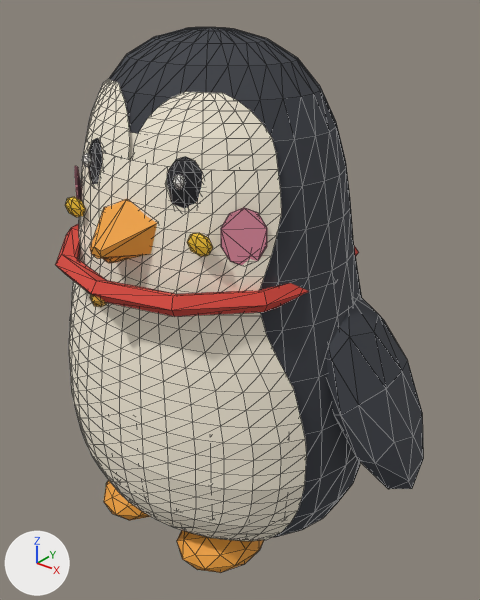
The glTF model Models/pets/pet_tuxedo.glb, before and after one commit.
Camera for both pictures: a 50 mm camera at (0.376, -0.431, 0.516) aimed at (0.022, 0.011, 0.241). Lighting does not change. The marker at lower left points along +X, +Y and +Z. The picture after the commit comes second. Mesh edges are drawn as thin lines. Vertices at exactly the same position are counted once.

Names of what the first picture shows: 'pet_tuxedo'.
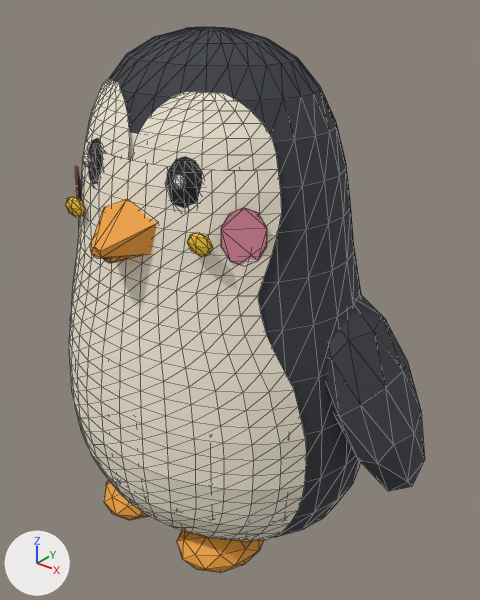
Diff of the bpy script that builds the scene:
```diff
--- a/Models/pets/pet_tuxedo.glb.py
+++ b/Models/pets/pet_tuxedo.glb.py
@@ me_pet_tuxedo @@
 # used by ob_pet_tuxedo; location = (0.0, 0.0, 0.0)
-me_pet_tuxedo.from_pydata(...)  # 1471 vertices, 2748 faces; spans x -0.216..0.214, y -0.143..0.127, z 0.0..0.48
+me_pet_tuxedo.from_pydata(...)  # 1391 vertices, 2592 faces; spans x -0.215..0.213, y -0.136..0.126, z 0.0..0.48
+# me_pet_tuxedo part 1: the loose piece of 60 vertices spanning x -0.135..0.135, y -0.143..0.127, z 0.29..0.307 is deleted
+# me_pet_tuxedo part 2: the loose piece of 20 vertices spanning x -0.006..0.006, y -0.143..-0.129, z 0.285..0.3 is deleted
+# me_pet_tuxedo part 3
+# 3 vertices in x 0.179..0.194, y -0.03..0.058, z 0.156..0.161 move by (0.001, 0.0, 0.001)
+# 3 vertices in x 0.134..0.214, y -0.038..0.056, z 0.137..0.24 move by (-0.001, 0.0, -0.002)
+# 35 vertices move from x 0.115..0.212, y -0.03..0.066, z 0.115..0.285 to x 0.114..0.213, y -0.03..0.067, z 0.117..0.283
+# other edits to the shape of me_pet_tuxedo do not show in these pictures
 me_pet_tuxedo.materials.append(mat_tint_body__charcoal)
@@ me_pet_tuxedo @@
 me_pet_tuxedo.materials.append(mat_blush)
-me_pet_tuxedo.materials.append(mat_red)
-me_pet_tuxedo.materials.append(mat_gold)
 me_pet_tuxedo.materials.append(mat_yellow)
```

Location of each change, (x1, y1, x2, y2) in pixels of the pictures (480 x 600 px; the box of a moved part takes in the faces that stretch with it):
'pet_tuxedo', reshaped: before (56, 27, 423, 573); after (65, 27, 425, 573)
part 1 of me_pet_tuxedo, deleted (red): before (56, 224, 359, 317)
part 2 of me_pet_tuxedo, deleted: before (90, 294, 107, 307)
part 3 of me_pet_tuxedo, moved or reshaped: before (327, 297, 423, 489); after (327, 295, 425, 491)
